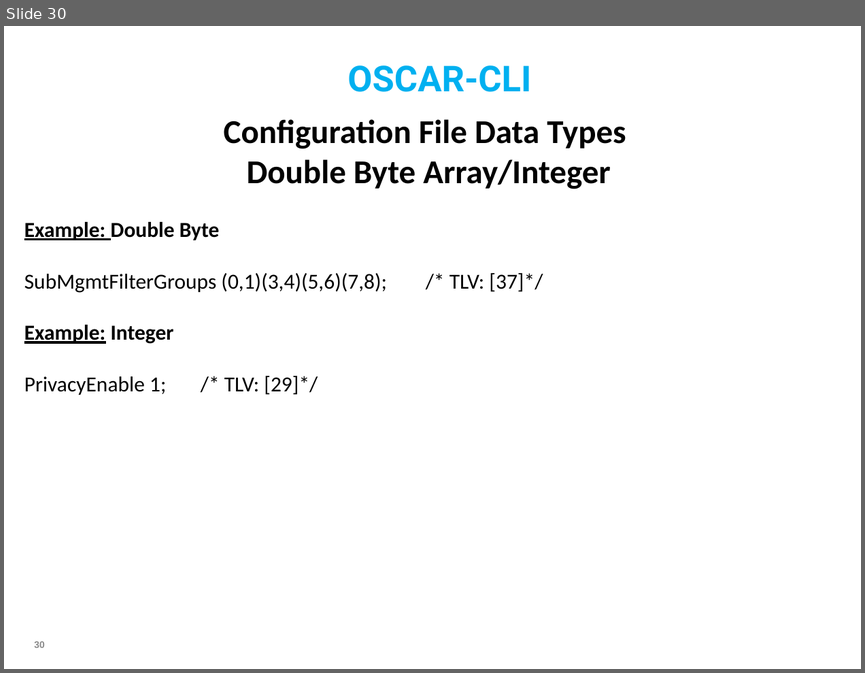
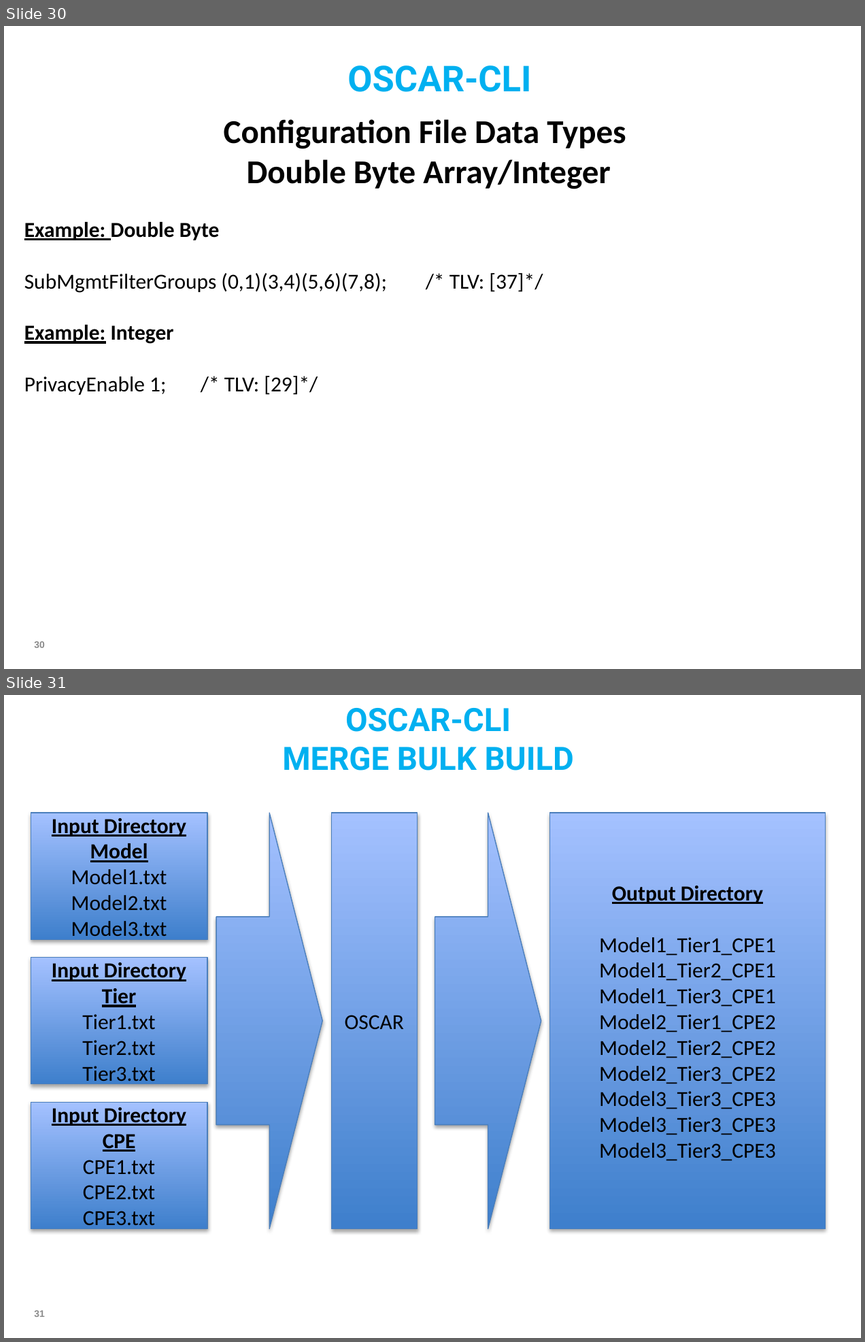
Before and after one commit to cotsog/Oscar, a slide deck: manual/OSCAR-CLI/OSCAR-CLI-USER-MANUAL-150319.pptx. Shown one above the other, each under a label of ours: slide 30 before the commit, slides 30 and 31 after it. The pictures are 865x673 and 865x1342 pixels, drawn with LibreOffice and Linux fonts; fonts in the diff are those of the drawing; background and template pictures are left out. Boxes give left, top, right and bottom in pixels: in the first picture for what was removed or moved away, otherwise in the second. Text is boxed around its words. In the diff, an @@ line names an element or a change of style, - is before the commit and + after.

Commit message:
Update MergeBulkBuild

```diff
--- a/manual/OSCAR-CLI/OSCAR-CLI-USER-MANUAL-150319.pptx
+++ b/manual/OSCAR-CLI/OSCAR-CLI-USER-MANUAL-150319.pptx
@@ slide 31 added at [4,695,861,1338], background #FFFFFF; not listed: 2 template elements that a slide beside it also shows @@
@@ title added at [282,708,574,770], 27 pt, text #00B0F0, bold @@
+OSCAR-CLI
+MERGE BULK BUILD
@@ rectangle added at [31,813,207,939], fill gradient #3F80CE to #A4C4FF, outline #4B7EBC 0.75 pt, 18 pt, text #000000 @@
+Input Directory Model
+Model1.txt
+Model2.txt
+Model3.txt
@@ right arrow added at [216,813,323,1228], fill gradient #3F80CE to #A4C4FF, outline #4B7EBC 0.75 pt @@
@@ rectangle added at [331,813,417,1228], fill gradient #3F80CE to #A4C4FF, outline #4B7EBC 0.75 pt, 18 pt, text #000000 @@
+OSCAR
@@ right arrow added at [435,813,541,1228], fill gradient #3F80CE to #A4C4FF, outline #4B7EBC 0.75 pt @@
@@ rectangle added at [550,813,825,1228], fill gradient #3F80CE to #A4C4FF, outline #4B7EBC 0.75 pt, 18 pt, text #000000 @@
+Output Directory
+Model1_Tier1_CPE1
+Model1_Tier2_CPE1
+Model1_Tier3_CPE1
+Model2_Tier1_CPE2
+Model2_Tier2_CPE2
+Model2_Tier3_CPE2
+Model3_Tier3_CPE3
+Model3_Tier3_CPE3
+Model3_Tier3_CPE3
@@ rectangle added at [31,957,207,1084], fill gradient #3F80CE to #A4C4FF, outline #4B7EBC 0.75 pt, 18 pt, text #000000 @@
+Input Directory Tier
+Tier1.txt
+Tier2.txt
+Tier3.txt
@@ rectangle added at [31,1102,207,1229], fill gradient #3F80CE to #A4C4FF, outline #4B7EBC 0.75 pt, 18 pt, text #000000 @@
+Input Directory CPE
+CPE1.txt
+CPE2.txt
+CPE3.txt
```
